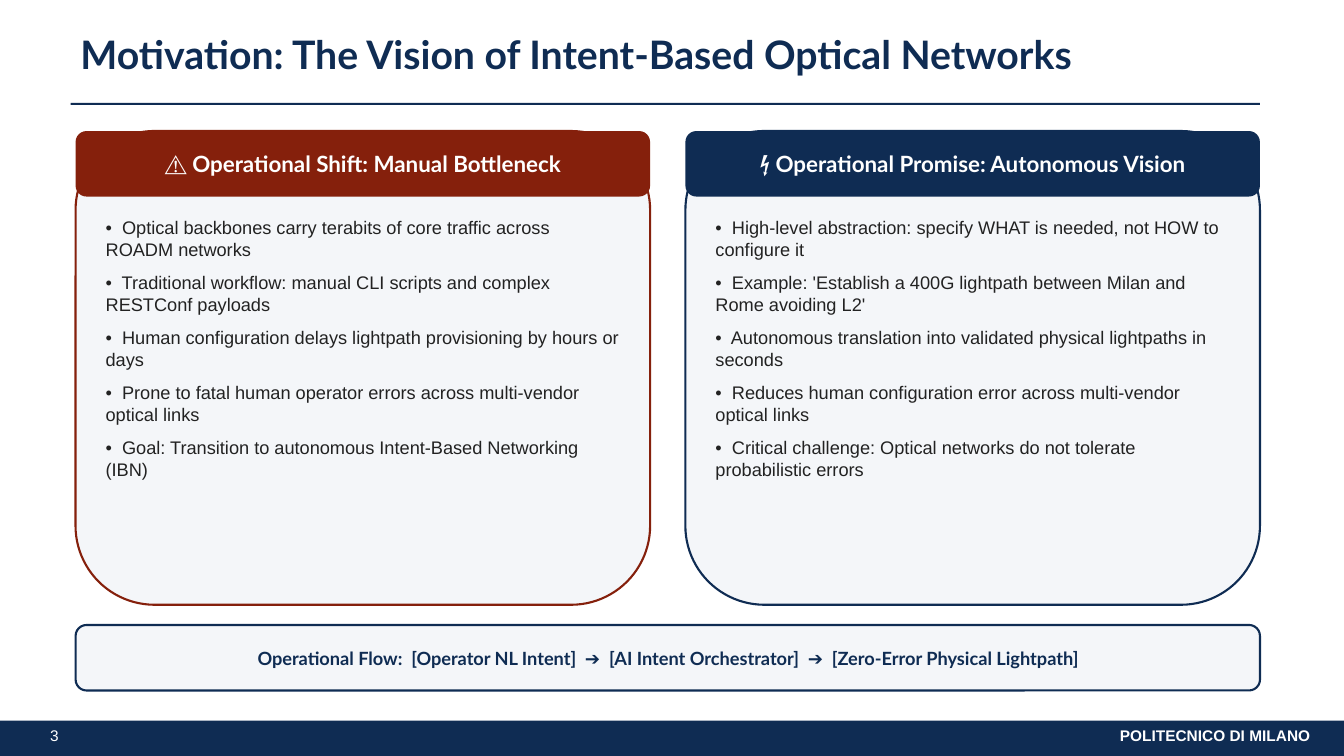
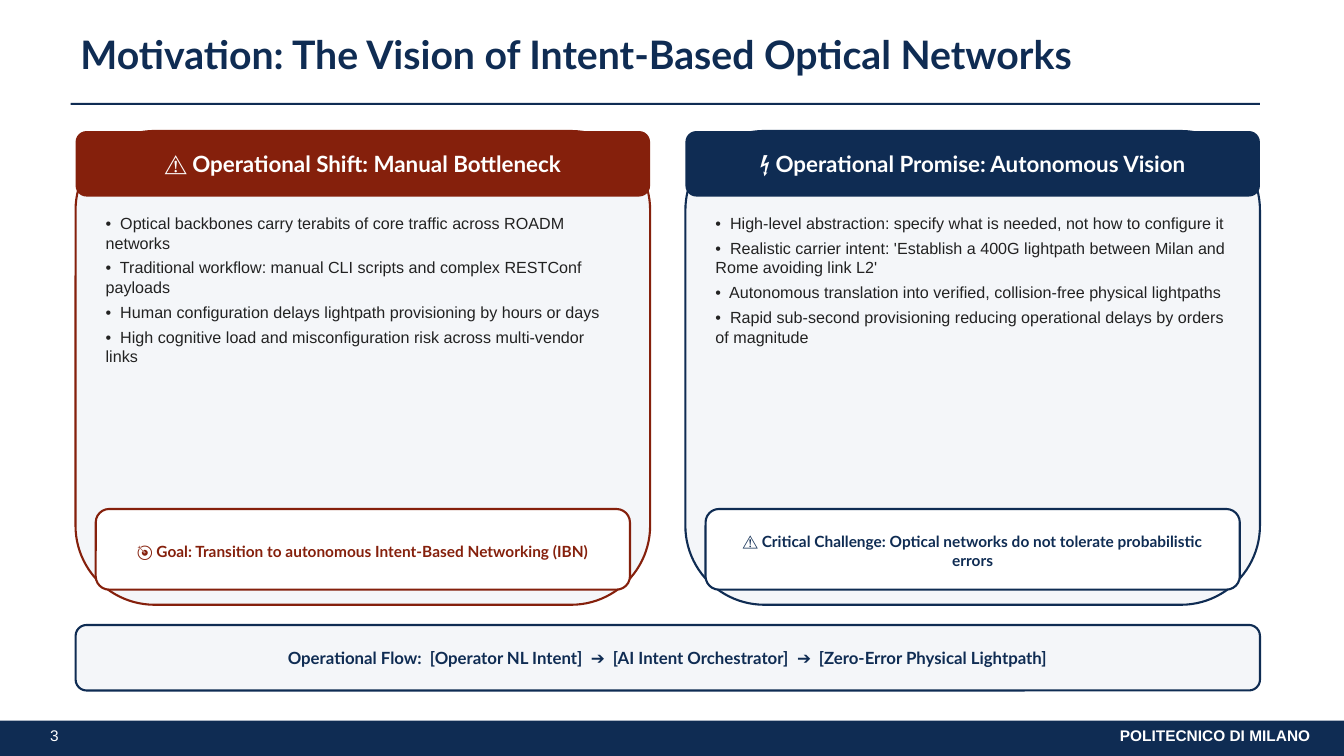
Before and after one commit to ABADIAb/MultiAgent-ON, a slide deck: slide 3 of docs/LLM_Wiki/wiki/presentations/thesis_defense/thesis_defense.pptx. Drawn at 1344x756 pixels with LibreOffice and Linux fonts; fonts in the diff are those of the drawing. Boxes give left, top, right and bottom in pixels: in the first picture for what was removed or moved away, otherwise in the second. Text is boxed around its words. In the diff, an @@ line names an element or a change of style, - is before the commit and + after.

```diff
--- a/docs/LLM_Wiki/wiki/presentations/thesis_defense/thesis_defense.pptx
+++ b/docs/LLM_Wiki/wiki/presentations/thesis_defense/thesis_defense.pptx
@@ text at (106,217,599,322): size 13 to 11.5 pt in "• Optical backbones carry terabits of core ...", "• Traditional workflow: manual CLI scripts and ...", "• Human configuration delays lightpath provisioning by ..."; less space between paragraphs @@
@@ text at (715,217,1225,347): text changed; size 13 to 11.5 pt @@
-• High-level abstraction: specify WHAT is needed, not HOW to configure it
-• Example: 'Establish a 400G lightpath between Milan and Rome avoiding L2'
-• Autonomous translation into validated physical lightpaths in seconds
-• Reduces human configuration error across multi-vendor optical links
-• Critical challenge: Optical networks do not tolerate probabilistic errors
+• High-level abstraction: specify what is needed, not how to configure it
+• Realistic carrier intent: 'Establish a 400G lightpath between Milan and Rome avoiding link L2'
+• Autonomous translation into verified, collision-free physical lightpaths
+• Rapid sub-second provisioning reducing operational delays by orders of magnitude
@@ text at (106,331,585,362): text changed; size 13 to 11.5 pt @@
-• Prone to fatal human operator errors across multi-vendor optical links
-• Goal: Transition to autonomous Intent-Based Networking (IBN)
+• High cognitive load and misconfiguration risk across multi-vendor links
@@ rounded rectangle added at (96,509,630,590), fill #FFFFFF, outline #85200C 1.5 pt, 11 pt, text #85200C, bold @@
+🎯 Goal: Transition to autonomous Intent-Based Networking (IBN)
@@ rounded rectangle added at (706,509,1240,590), fill #FFFFFF, outline #0F2C53 1.5 pt, 11 pt, text #0F2C53, bold @@
+⚠️ Critical Challenge: Optical networks do not tolerate probabilistic errors
@@ rounded rectangle "Operational Flow: [Operator NL Intent] ..." at (76,625,1260,691): size 13 to 12 pt @@
```
Also in this commit, not shown: 13 other slides changed, 21 other files.
